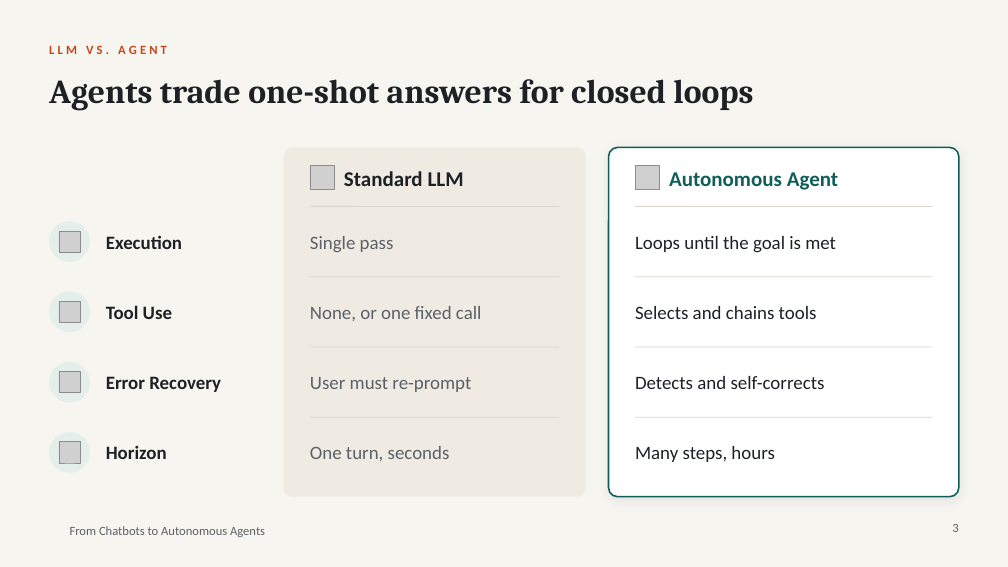
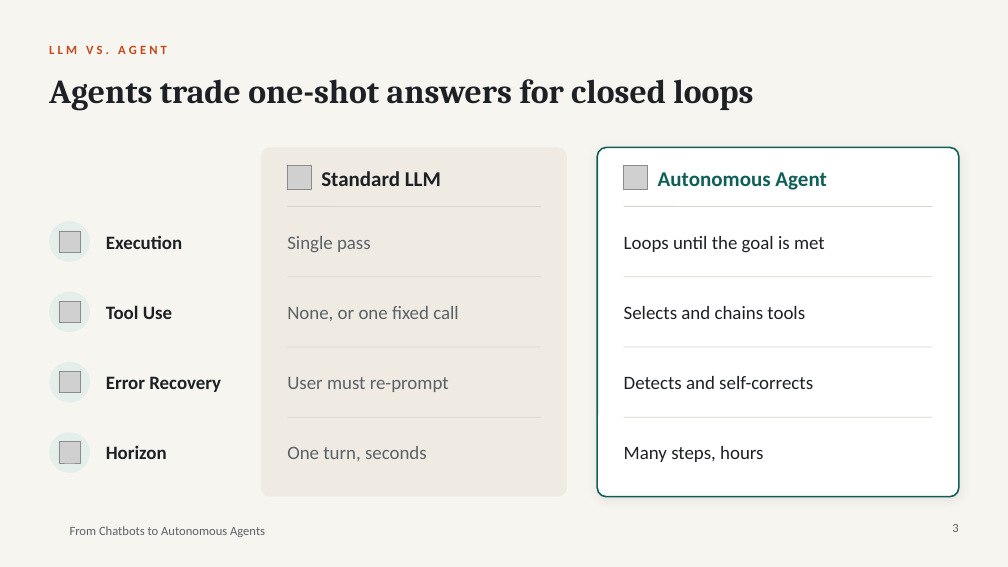
Before and after one commit to mikenickles/template-test, a slide deck: slide 3 of presentation/ai-agents-v1.pptx. Drawn at 1008x567 pixels with LibreOffice and Linux fonts; fonts in the diff are those of the drawing; grey boxes stand for pictures; background and template pictures are left out. Boxes give left, top, right and bottom in pixels: in the first picture for what was removed or moved away, otherwise in the second. Text is boxed around its words. In the diff, an @@ line names an element or a change of style, - is before the commit and + after.

```diff
--- a/presentation/ai-agents-v1.pptx
+++ b/presentation/ai-agents-v1.pptx
@@ rounded rectangle: place and size @@
-rounded rectangle at (284, 147, 586, 497)
+rounded rectangle at (261, 147, 567, 497)
@@ rounded rectangle: place and size @@
-rounded rectangle at (609, 147, 959, 497)
+rounded rectangle at (597, 147, 959, 497)
@@ picture: place and size @@
-picture at (310, 166, 334, 190)
+picture at (287, 166, 312, 190)
@@ text "Standard LLM": place and size @@
-text "Standard LLM" at (344, 171, 464, 186)
+text "Standard LLM" at (321, 171, 441, 186)
@@ picture: place and size @@
-picture at (635, 166, 659, 190)
+picture at (624, 166, 648, 190)
@@ text "Autonomous Agent": place and size @@
-text "Autonomous Agent" at (669, 172, 838, 190)
+text "Autonomous Agent" at (658, 172, 826, 190)
@@ line moved from (310, 206) - (560, 206) to (287, 206) - (541, 206) @@
@@ line moved from (635, 206) - (932, 206) to (624, 206) - (932, 206) @@
@@ text "Single pass": place and size @@
-text "Single pass" at (310, 236, 394, 252)
+text "Single pass" at (287, 236, 371, 252)
@@ text "Loops until the goal is ...": place and size @@
-text "Loops until the goal is ..." at (635, 236, 836, 253)
+text "Loops until the goal is ..." at (624, 236, 825, 253)
@@ text "None, or one fixed call": place and size @@
-text "None, or one fixed call" at (310, 306, 482, 321)
+text "None, or one fixed call" at (287, 306, 459, 321)
@@ line moved from (310, 277) - (560, 277) to (287, 277) - (541, 277) @@
@@ text "Selects and chains tools": place and size @@
-text "Selects and chains tools" at (635, 306, 817, 319)
+text "Selects and chains tools" at (624, 306, 805, 319)
@@ line moved from (635, 277) - (932, 277) to (624, 277) - (932, 277) @@
@@ line moved from (635, 347) - (932, 347) to (624, 347) - (932, 347) @@
@@ text "User must re-prompt": place and size @@
-text "User must re-prompt" at (310, 377, 471, 392)
+text "User must re-prompt" at (287, 377, 449, 392)
@@ text "Detects and self-corrects": place and size @@
-text "Detects and self-corrects" at (635, 376, 825, 389)
+text "Detects and self-corrects" at (624, 376, 813, 389)
@@ line moved from (310, 417) - (560, 417) to (287, 417) - (541, 417) @@
@@ line moved from (635, 417) - (932, 417) to (624, 417) - (932, 417) @@
@@ text "One turn, seconds": place and size @@
-text "One turn, seconds" at (310, 446, 450, 461)
+text "One turn, seconds" at (287, 446, 427, 461)
@@ text "Many steps, hours": place and size @@
-text "Many steps, hours" at (635, 446, 774, 462)
+text "Many steps, hours" at (624, 446, 763, 462)
```
Also in this commit, not shown: 6 other slides changed, 1 other file.
